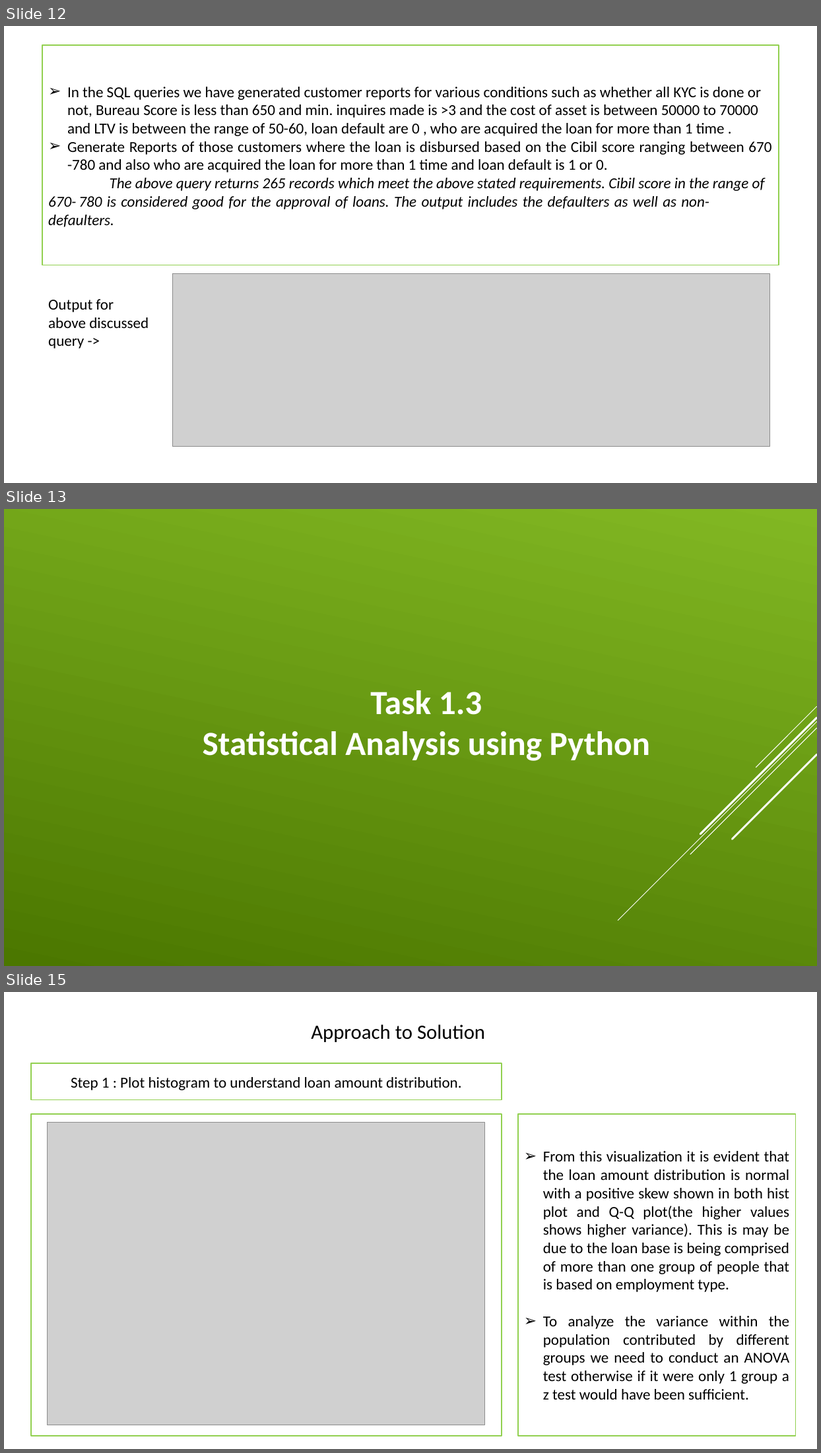
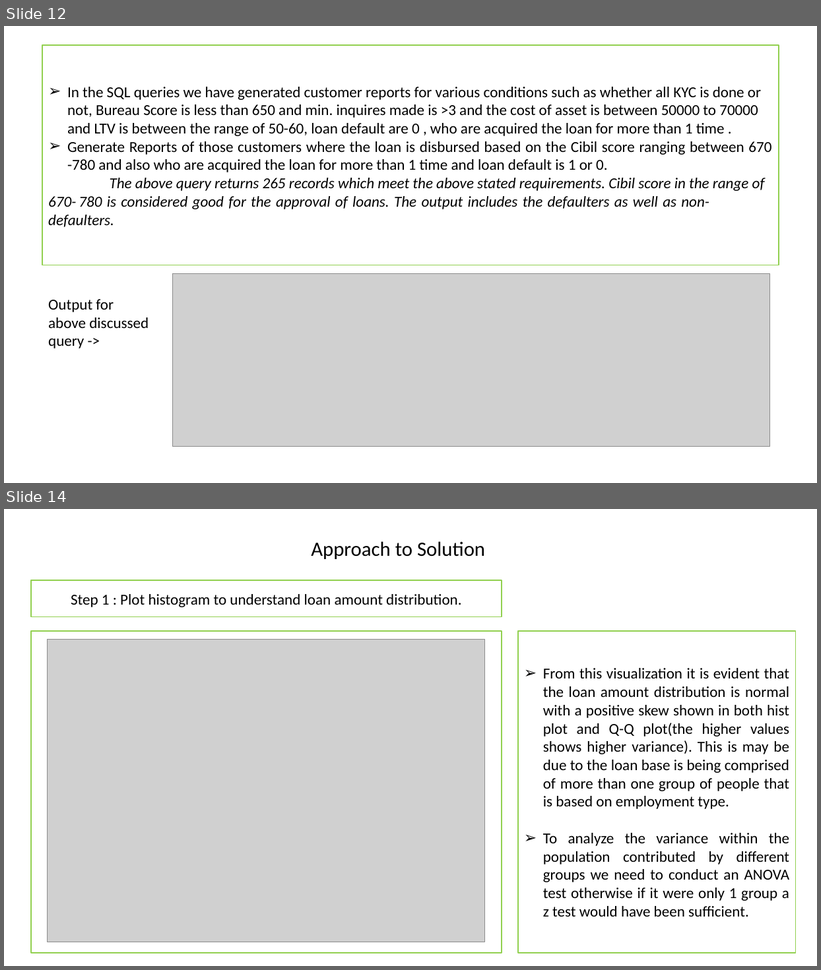
Before and after one commit to duttashubhaditya/USIAIACADEMY1, a slide deck: Assignments/Capstone/Checkpoint 1/Checkpoint_1_Batch_I_Group_5.pptx. Shown one above the other, each under a label of ours: slides 12, 13 and 15 before the commit, slides 12 and 14 after it; the slides between them are not shown. The pictures are 821x1453 and 821x970 pixels, drawn with LibreOffice and Linux fonts; fonts in the diff are those of the drawing; grey boxes stand for pictures. Boxes give left, top, right and bottom in pixels: in the first picture for what was removed or moved away, otherwise in the second. Text is boxed around its words. In the diff, an @@ line names an element or a change of style, - is before the commit and + after.

```diff
--- a/Assignments/Capstone/Checkpoint 1/Checkpoint_1_Batch_I_Group_5.pptx
+++ b/Assignments/Capstone/Checkpoint 1/Checkpoint_1_Batch_I_Group_5.pptx
@@ slide 13 removed at (x1=4, y1=509, x2=817, y2=966), background gradient #82B923 to #4C7800; not listed: 5 template elements that a slide beside it also shows @@
@@ text removed at (x1=203, y1=691, x2=650, y2=761) @@
-Task 1.3
-Statistical Analysis using Python
@@ what was slide 15 is now slide 14 @@
```
Also in this commit, not shown: 9 slides changed, 2 slides added, 1 other slide removed.
